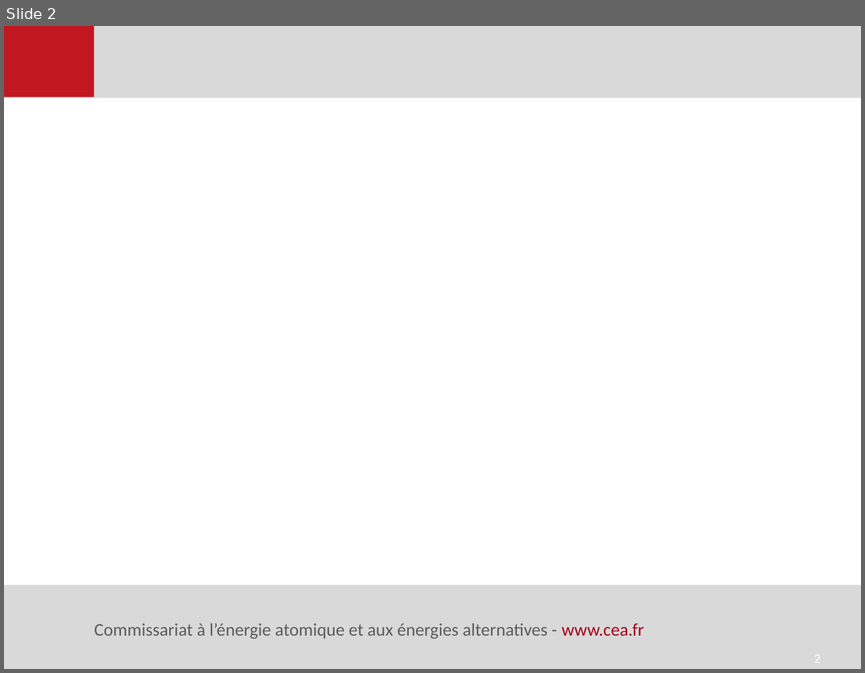
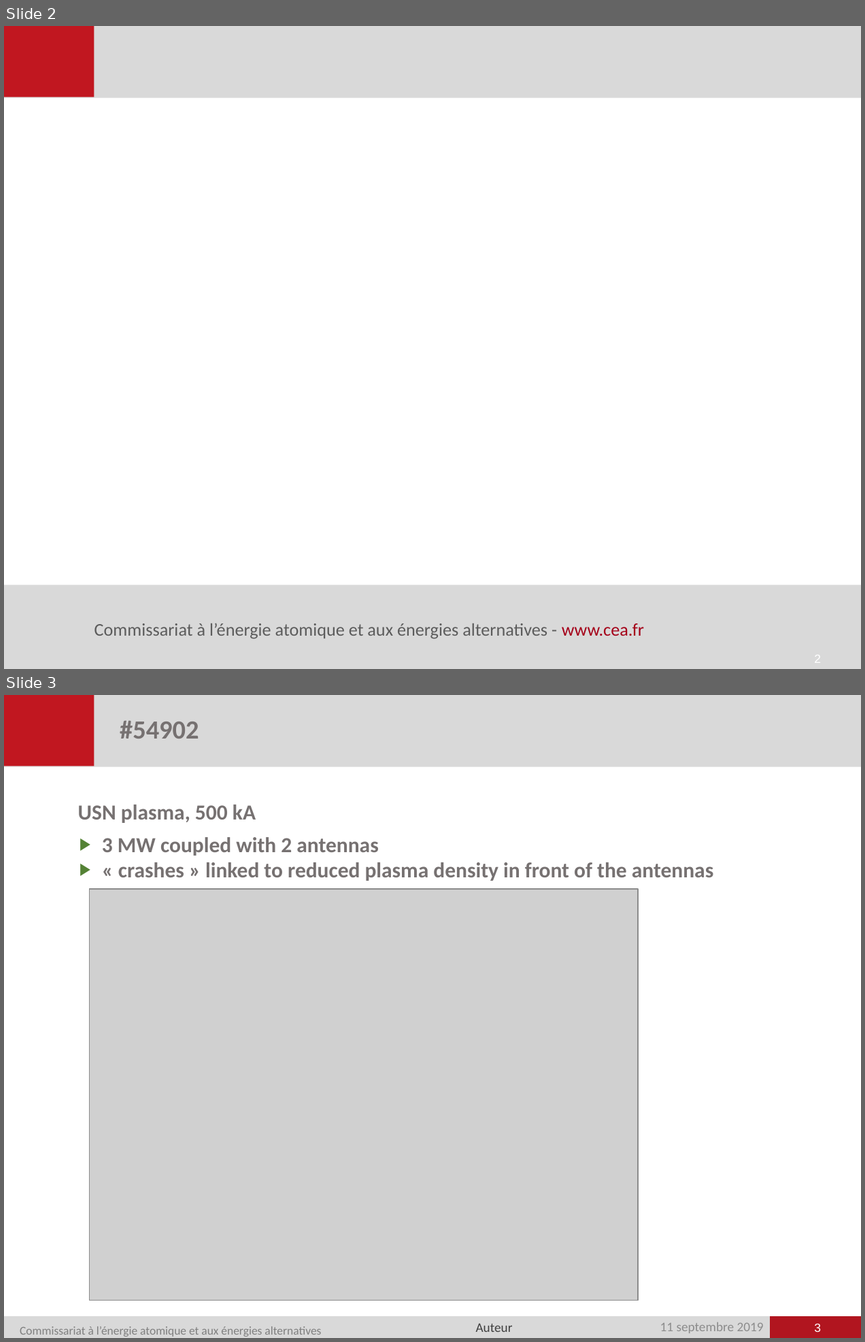
Before and after one commit to jhillairet/WEST_C4, a slide deck: presentations/WEST_IC_week36.pptx. Shown one above the other, each under a label of ours: slide 2 before the commit, slides 2 and 3 after it. The pictures are 865x673 and 865x1342 pixels, drawn with LibreOffice and Linux fonts; fonts in the diff are those of the drawing; grey boxes stand for pictures; background and template pictures are left out. Boxes give left, top, right and bottom in pixels: in the first picture for what was removed or moved away, otherwise in the second. Text is boxed around its words. In the diff, an @@ line names an element or a change of style, - is before the commit and + after.

```diff
--- a/presentations/WEST_IC_week36.pptx
+++ b/presentations/WEST_IC_week36.pptx
@@ slide 3 added at bbox=[4, 695, 861, 1338], background #FFFFFF; not listed: 4 template elements that a slide beside it also shows @@
@@ title added at bbox=[120, 721, 198, 739], 22 pt, text #767171, bold @@
+#54902
@@ text added at bbox=[78, 804, 256, 823], 18 pt, text #767171, bold @@
+USN plasma, 500 kA
@@ text added at bbox=[102, 837, 713, 881], 18 pt, text #767171, bold @@
+▶ 3 MW coupled with 2 antennas
+▶ « crashes » linked to reduced plasma density in front of the antennas
@@ picture added at bbox=[90, 889, 638, 1300] @@
@@ text added at bbox=[20, 1326, 321, 1336], 10 pt, text #808080 @@
+Commissariat à l’énergie atomique et aux énergies alternatives
@@ text added at bbox=[476, 1323, 513, 1331], 11 pt, text #3F3F3F @@
+Auteur
@@ text added at bbox=[660, 1322, 764, 1333], 11 pt, text #8C8C8C @@
+11 septembre 2019
@@ page number added at bbox=[814, 1323, 821, 1331], 10 pt, text #FFFFFF @@
+3
```
Also in this commit, not shown: 3 slides changed, 1 other file.
